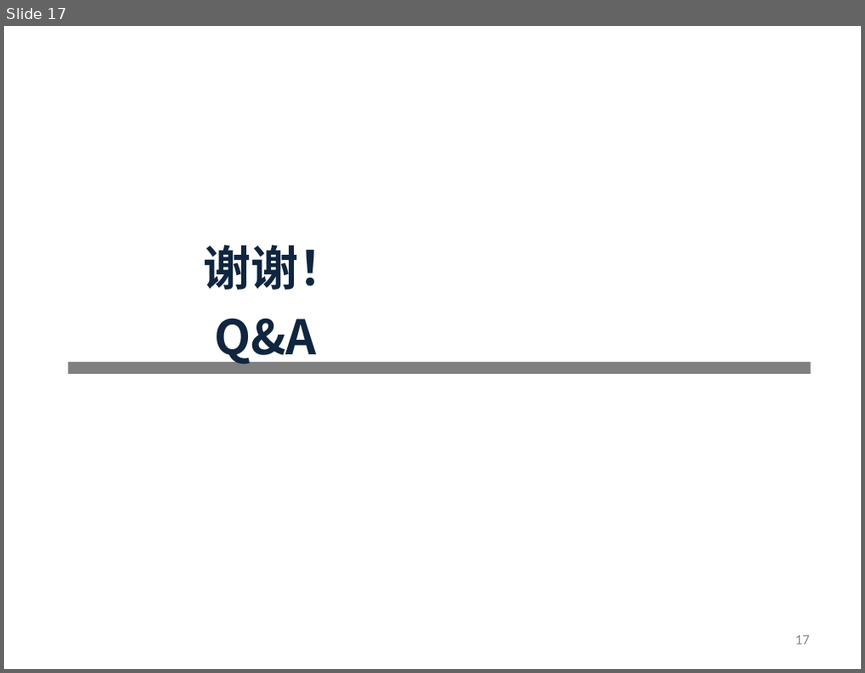
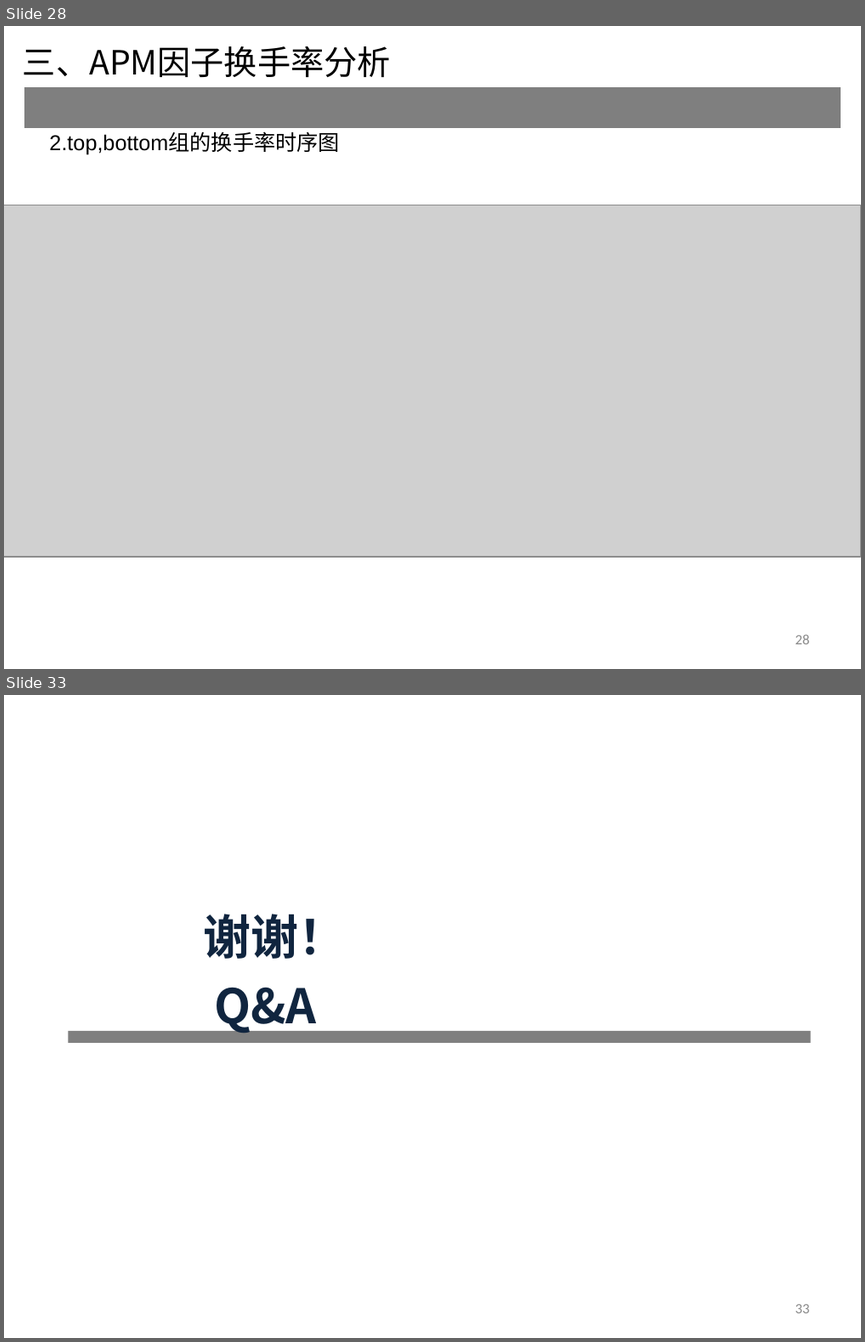
Before and after one commit to rafs/MultiFactor, a slide deck: doc/APM因子.ppt. Shown one above the other, each under a label of ours: slide 17 before the commit, slides 28 and 33 after it; the slides between them are not shown. The pictures are 865x673 and 865x1342 pixels, drawn with LibreOffice and Linux fonts; fonts in the diff are those of the drawing; grey boxes stand for pictures. Boxes give left, top, right and bottom in pixels: in the first picture for what was removed or moved away, otherwise in the second. Text is boxed around its words. In the diff, an @@ line names an element or a change of style, - is before the commit and + after.

```diff
--- a/doc/APM因子.ppt
+++ b/doc/APM因子.ppt
@@ slide 28 added at box(4, 26, 861, 669), background #FFFFFF @@
@@ text added at box(23, 46, 391, 77), 28 pt, text #000000 @@
+三、APM因子换手率分析
@@ table added at box(24, 86, 840, 100), 1 rows, 1 columns @@
+
@@ text added at box(49, 133, 340, 155), 18 pt, text #000000 @@
+2.top,bottom组的换手率时序图
@@ picture added at box(4, 205, 861, 556) @@
@@ page number added at box(795, 634, 810, 644), 12 pt, text #898989 @@
+28
@@ what was slide 17 is now slide 33 @@
@@ page number at box(795, 1304, 810, 1313): text changed @@
-17
+33
```
Also in this commit, not shown: 1 slide changed, 15 other slides added, 5 other files.
